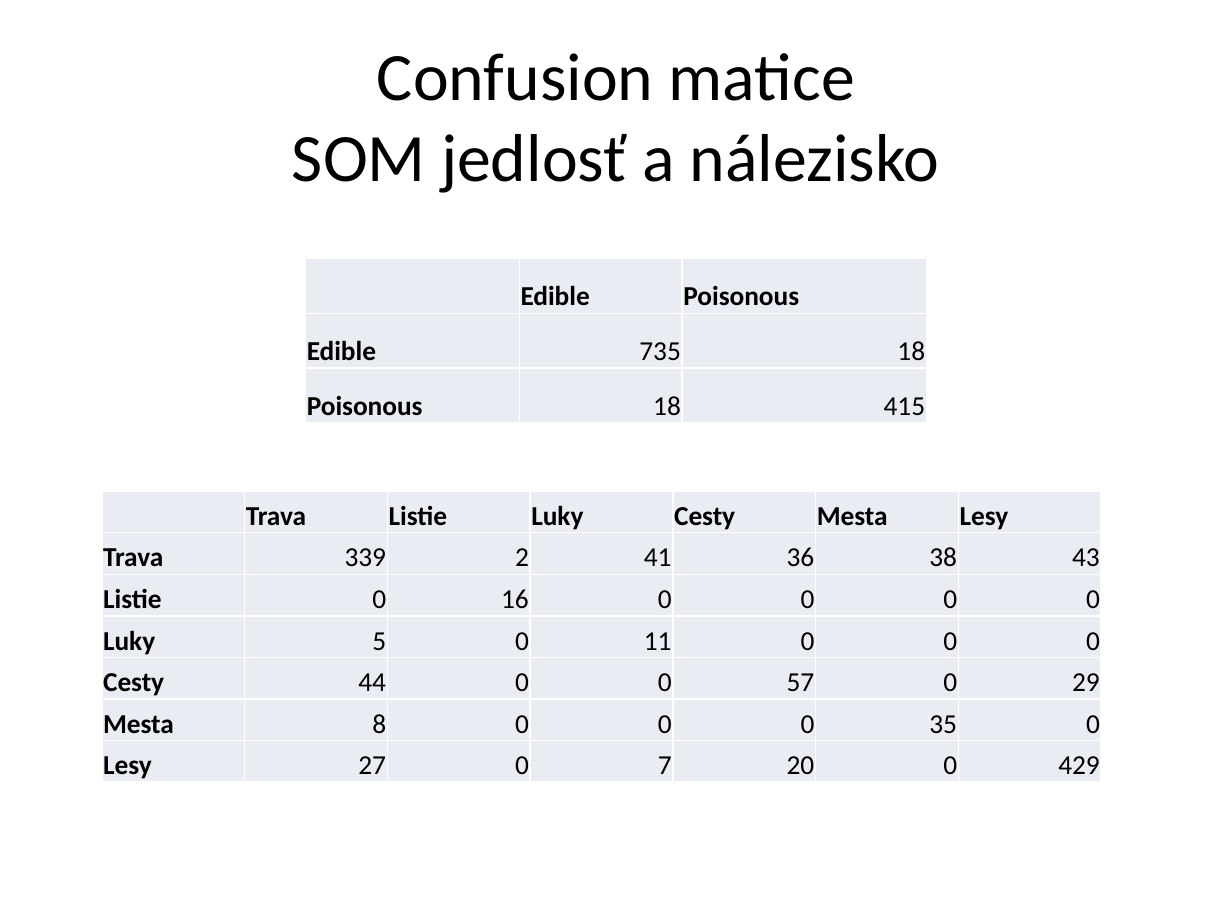
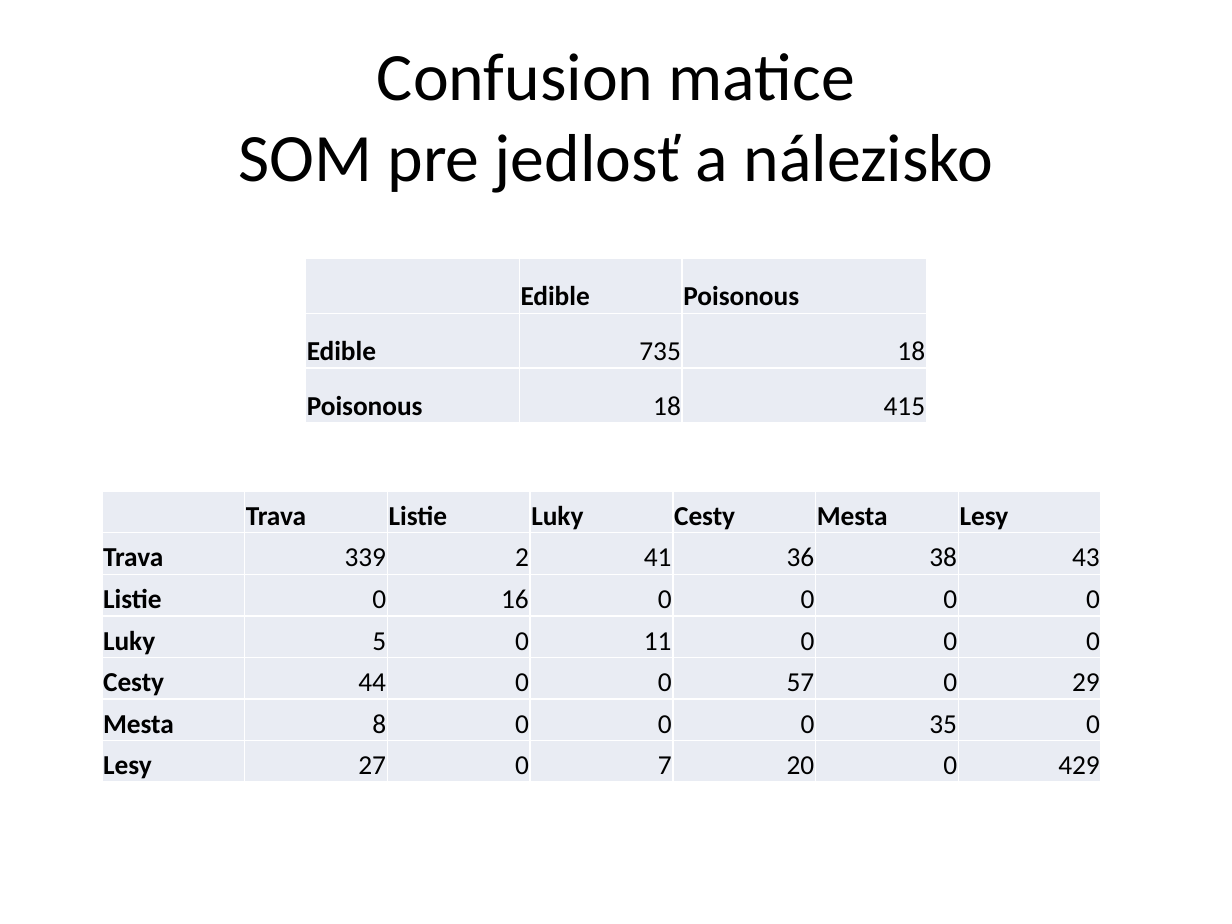
Before and after one commit to misop/ro, a slide deck: slide 14 of prezentacia.pptx (slide 12 before the commit). Drawn at 1232x924 pixels with LibreOffice and Linux fonts; fonts in the diff are those of the drawing. Boxes give left, top, right and bottom in pixels: in the first picture for what was removed or moved away, otherwise in the second. Text is boxed around its words. In the diff, an @@ line names an element or a change of style, - is before the commit and + after.

```diff
--- a/prezentacia.pptx
+++ b/prezentacia.pptx
@@ title at [238, 53, 994, 193]: text changed @@
-Confusion matice
-SOM jedlosť a nálezisko
+Confusion matice
+SOM pre jedlosť a nálezisko
```
Also in this commit, not shown: 7 other slides changed, 2 slides added, 7 other files.
